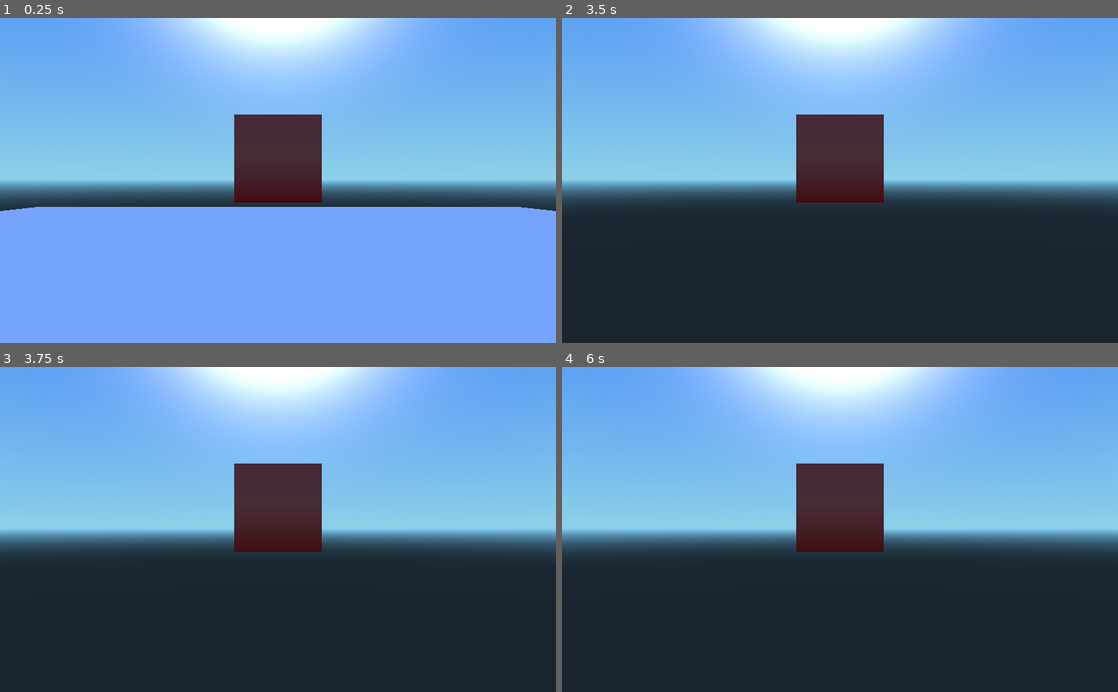
Above: before the commit, frames 1-4 (two rows, left to right).
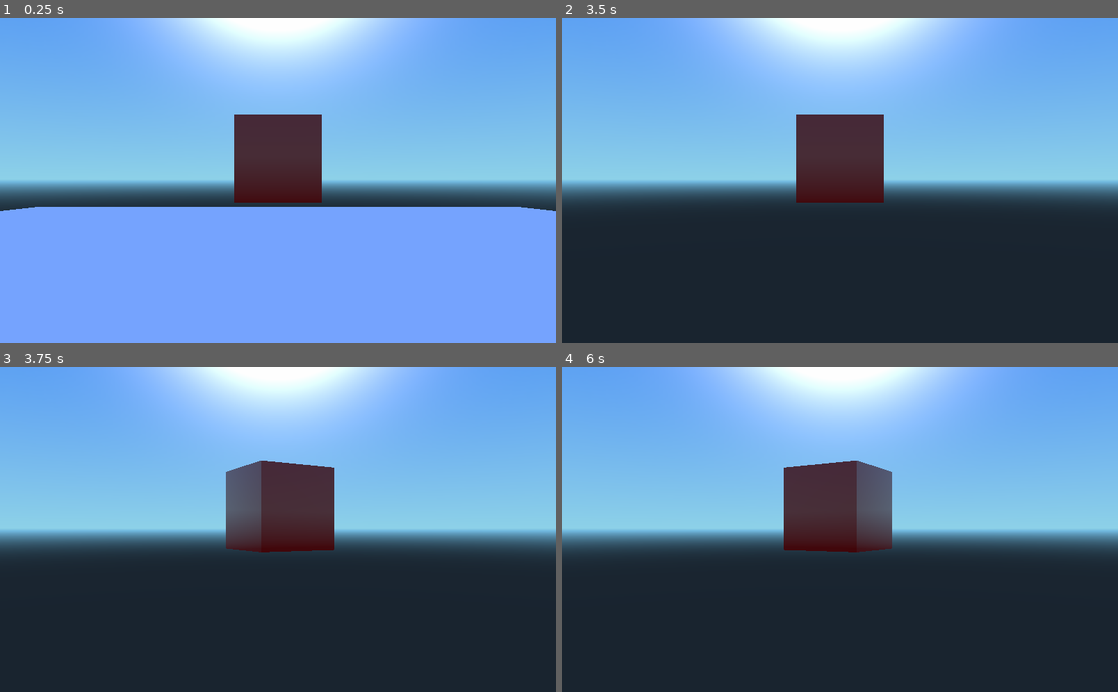
Above: after the commit, the same moments.

Repository: uspgamedev/welcome-to-your-mind
Game: Godot game, scene res://TestWorld.tscn
Same seed, same stepped clock (60 frames per second), same inputs: the game is played once before the commit and once after it. This scene is started directly instead of the project's main scene.
Inputs (mouse positions are in pixels of both pictures, inside the frame that each line leads up to):
- Up to frame 1 (0.25 s): no input
- Up to frame 2 (3.5 s): move the mouse to (962, 164) at 0.52 s; hold D (movement_right) 0.53-1.28 s; tap Space (movement_jump) at 0.77, 1.52, 3.02 s; move the mouse to (728, 196) at 1.27 s; hold S (movement_backward) 1.28-2.03 s; move the mouse to (895, 109) at 2.02 s; hold D (movement_right) 2.03-2.78 s; move the mouse to (812, 245) at 2.77 s; hold W (movement_forward) from 2.78 s (still down)
- Up to frame 3 (3.75 s): tap Enter at 3.5 s; move the mouse to (444, 578) at 3.52 s; release W (movement_forward) at 3.53 s; hold A (movement_left) from 3.53 s (still down)
- Up to frame 4 (6 s): tap Space (movement_jump) at 3.77, 4.25, 4.52, 5.75 s; move the mouse to (673, 480) at 4.27 s; tap Enter at 5 s; move the mouse to (867, 529) at 5.02 s; release A (movement_left) at 5.03 s; hold S (movement_backward) 5.03-5.78 s; move the mouse to (756, 448) at 5.77 s; hold D (movement_right) from 5.78 s (still down)

Frames 1-2 are identical in both runs. In frame 3, 2.2% of the frame differs, in the area x 40-61%, y 28-58%; in frame 4, 2.2%.

Commit message:
Add a front-side to the cube and make it rotate smoothly

Diff:
--- a/PlayerSideScroller.gd
+++ b/PlayerSideScroller.gd
@@ -7,6 +7,9 @@
 const ACCEL = 3.5
 
 var is_sprinting = false
+var movement = "right"
+
+onready var moveTween = get_node("MovementTween")
 
 const DEACCEL= 16
 const MAX_SLOPE_ANGLE = 40
@@ -16,8 +19,19 @@
 
     if Input.is_action_pressed("movement_left"):
         dir.x += -1
+        if movement == "right":
+            print("BLU")
+            movement = "left"
+            moveTween.interpolate_property(get_node("MeshInstance"), "rotation_degrees", Vector3(0,0,0), Vector3(0,180,0), 0.30, moveTween.TRANS_LINEAR, moveTween.EASE_IN_OUT)
+            moveTween.start()
+
     if Input.is_action_pressed("movement_right"):
         dir.x += 1
+        if movement == "left":
+            print("BLA")
+            movement = "right"
+            moveTween.interpolate_property(get_node("MeshInstance"), "rotation_degrees", Vector3(0,180,0), Vector3(0,0,0), 0.30, moveTween.TRANS_LINEAR, moveTween.EASE_IN_OUT)
+            moveTween.start()
 
     if is_on_floor():
         if Input.is_action_just_pressed("movement_jump"):
--- a/PlayerSideScroller.tscn
+++ b/PlayerSideScroller.tscn
@@ -64,6 +64,65 @@
 subdivide_height = 0
 subdivide_depth = 0
 
+[sub_resource type="SpatialMaterial" id=4]
+
+render_priority = 0
+flags_transparent = false
+flags_unshaded = false
+flags_vertex_lighting = false
+flags_no_depth_test = false
+flags_use_point_size = false
+flags_world_triplanar = false
+flags_fixed_size = false
+flags_albedo_tex_force_srgb = false
+vertex_color_use_as_albedo = false
+vertex_color_is_srgb = false
+params_diffuse_mode = 0
+params_specular_mode = 0
+params_blend_mode = 0
+params_cull_mode = 0
+params_depth_draw_mode = 0
+params_line_width = 1.0
+params_point_size = 1.0
+params_billboard_mode = 0
+params_grow = false
+params_use_alpha_scissor = false
+albedo_color = Color( 0.148438, 1, 0, 1 )
+metallic = 0.0
+metallic_specular = 0.5
+metallic_texture_channel = 0
+roughness = 0.0
+roughness_texture_channel = 0
+emission_enabled = false
+normal_enabled = false
+rim_enabled = false
+clearcoat_enabled = false
+anisotropy_enabled = false
+ao_enabled = false
+depth_enabled = false
+subsurf_scatter_enabled = false
+transmission_enabled = false
+refraction_enabled = false
+detail_enabled = false
+uv1_scale = Vector3( 1, 1, 1 )
+uv1_offset = Vector3( 0, 0, 0 )
+uv1_triplanar = false
+uv1_triplanar_sharpness = 1.0
+uv2_scale = Vector3( 1, 1, 1 )
+uv2_offset = Vector3( 0, 0, 0 )
+uv2_triplanar = false
+uv2_triplanar_sharpness = 1.0
+proximity_fade_enable = false
+distance_fade_enable = false
+_sections_unfolded = [ "Albedo" ]
+
+[sub_resource type="PlaneMesh" id=5]
+
+material = SubResource( 4 )
+size = Vector2( 2, 2 )
+subdivide_width = 0
+subdivide_depth = 0
+
 [node name="Player" type="KinematicBody"]
 
 input_ray_pickable = true
@@ -77,6 +136,7 @@
 axis_lock_angular_y = false
 axis_lock_angular_z = false
 collision/safe_margin = 0.001
+_sections_unfolded = [ "Transform" ]
 
 [node name="CollisionShape" type="CollisionShape" parent="." index="0"]
 
@@ -97,3 +157,30 @@
 mesh = SubResource( 3 )
 skeleton = NodePath("..")
 material/0 = null
+_sections_unfolded = [ "material" ]
+
+[node name="MeshInstance2" type="MeshInstance" parent="MeshInstance" index="0"]
+
+transform = Transform( 4.88762e-07, 1, 0, -1, 4.88762e-07, 0, 0, 0, 1, 1.01, 0, 0 )
+layers = 1
+material_override = null
+cast_shadow = 1
+extra_cull_margin = 0.0
+use_in_baked_light = false
+lod_min_distance = 0.0
+lod_min_hysteresis = 0.0
+lod_max_distance = 0.0
+lod_max_hysteresis = 0.0
+mesh = SubResource( 5 )
+skeleton = NodePath("..")
+material/0 = null
+_sections_unfolded = [ "Transform" ]
+
+[node name="MovementTween" type="Tween" parent="." index="2"]
+
+repeat = false
+playback_process_mode = 1
+playback_speed = 1.0
+playback/active = false
+playback/repeat = false
+playback/speed = 1.0
--- a/TestWorld.tscn
+++ b/TestWorld.tscn
@@ -56,7 +56,7 @@
 transform = Transform( 1, 0, 0, 0, 1, 0, 0, 0, 1, 0, 2.98002, 0 )
 script = ExtResource( 2 )
 
-[node name="WorldCamera" type="Camera" parent="Player" index="2"]
+[node name="WorldCamera" type="Camera" parent="Player" index="3"]
 
 transform = Transform( 1, 0, 0, 0, 1, 0, 0, 0, 1, 0, -0.502941, 10 )
 keep_aspect = 0
Not shown: 1 places in PlayerSideScroller.tscn that only renumber resources
